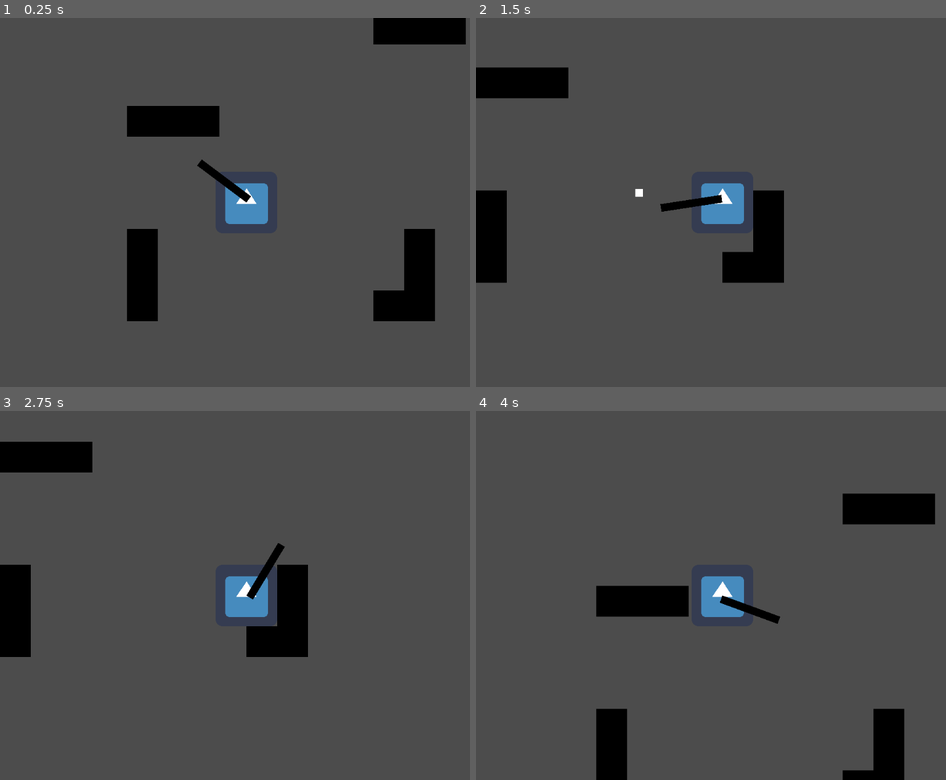
Above: before the commit, frames 1-4 (two rows, left to right).
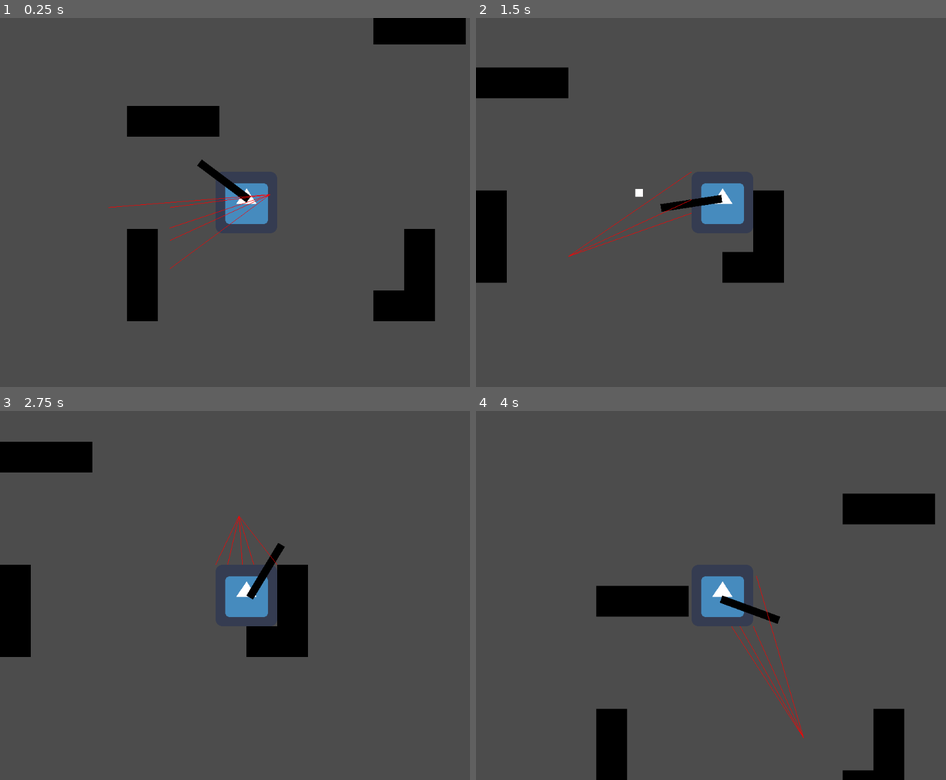
Above: after the commit, the same moments.

Repository: Develarooio/hoho-ohno
Game: Godot game, scene res://Levels/ClaytonTestLevel.tscn
Two runs of this game, one before a commit and one after it. Both use one fixed random seed, a clock stepped at 60 frames per second and the inputs below. The project has no main scene, so this scene is started directly. The engine's default icon, where the game draws it, is replaced by a stand-in: a white triangle on a blue panel in a dark square.
Inputs (mouse positions are in pixels of both pictures, inside the frame that each line leads up to):
- Up to frame 1 (0.25 s): no input
- Up to frame 2 (1.5 s): move the mouse to (828, 184) at 0.52 s; hold D (right) 0.53-1.28 s; tap Space (dash) at 0.6 s; move the mouse to (621, 220) at 1.27 s; hold S (down) from 1.28 s (still down); click (621, 220) at 1.35 s
- Up to frame 3 (2.75 s): move the mouse to (296, 514) at 2.02 s; release S (down) at 2.03 s; hold D (right) from 2.03 s (still down); tap Space (dash) at 2.1 s
- Up to frame 4 (4 s): move the mouse to (696, 669) at 2.77 s; release D (right) at 2.78 s; hold W (up) 2.78-3.53 s; click (696, 669) at 2.85 s; move the mouse to (870, 650) at 3.52 s; hold A (left) from 3.53 s (still down); tap Space (dash) at 3.6 s

The runs differ from the first frame. In frame 1, 0.3% of the frame differs, in the area x 23-58%, y 47-68%; in frame 2, 0.2%; in frame 3, 0.1%; in frame 4, 0.3%.

Commit message:
bullet kills them ghosties

Diff:
--- a/Ghosty/Ghosty.tscn
+++ b/Ghosty/Ghosty.tscn
@@ -18,7 +18,9 @@
 custom_solver_bias = 0.0
 extents = Vector2( 69, 73 )
 
-[node name="Ghosty" type="KinematicBody2D"]
+[node name="Ghosty" type="KinematicBody2D" groups=[
+"ghosties",
+]]
 
 input_pickable = false
 collision_layer = 4
--- a/Levels/ClaytonTestLevel.tscn
+++ b/Levels/ClaytonTestLevel.tscn
@@ -1,7 +1,8 @@
-[gd_scene load_steps=3 format=2]
+[gd_scene load_steps=4 format=2]
 
 [ext_resource path="res://Tilesets/walls.tres" type="TileSet" id=1]
 [ext_resource path="res://Player/Player.tscn" type="PackedScene" id=2]
+[ext_resource path="res://Ghosty/Ghosty.tscn" type="PackedScene" id=3]
 
 [node name="ClaytonTestLevel" type="Node2D" index="0"]
 
@@ -28,3 +29,8 @@
 [node name="Player" parent="." index="1" instance=ExtResource( 2 )]
 
 position = Vector2( 440, 393 )
+
+[node name="Ghosty" parent="." index="2" instance=ExtResource( 3 )]
+
+position = Vector2( 708, 304 )
+_sections_unfolded = [ "Collision", "Z Index" ]
--- a/Player/Gun/Bullet.gd
+++ b/Player/Gun/Bullet.gd
@@ -9,8 +9,7 @@
 
 func _on_Area2D_body_entered(body):
 	if body.is_in_group("ghosties"):
-		#Hit dat ghost
-		pass
+		body.queue_free()
 	elif body.is_in_group("players"):
 		pass
 	else:
